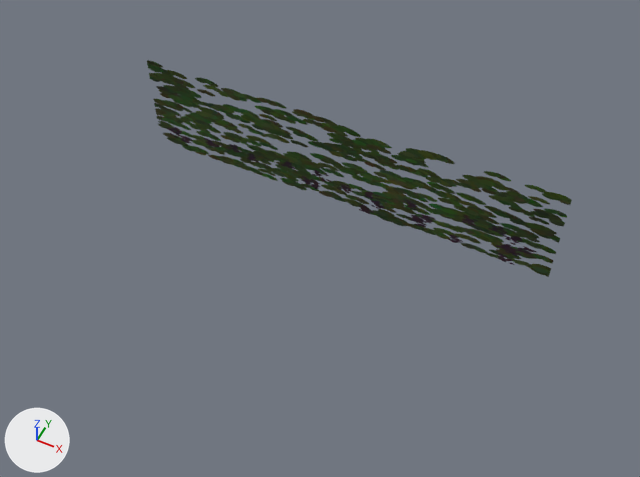
One commit to the glTF model game/data/meshes/props/Crop_Vine_1_LOD2.gltf: the scene before it, then after it.
One viewpoint serves both versions: a camera (50 mm lens) standing at (2.41, -5.26, 6.32) and looking at (0.01, -0.46, 0.31). The axes (+X, +Y, +Z) are drawn at lower left. The lights are the same throughout. The picture after the commit comes second.

Before the edit, the objects in view are built like this:
```python
me_crop_vine_1_lod2 = bpy.data.meshes.new('Crop_Vine_1_LOD2')
me_crop_vine_1_lod2.from_pydata(...)  # 4 vertices, 2 faces; spans x -2.0..2.0, y -0.01, z 0.0..1.37
me_crop_vine_1_lod2.materials.append(mat_mi_decor_plant_vine)
ob_crop_vine_1_lod2 = bpy.data.objects.new('Crop_Vine_1_LOD2', me_crop_vine_1_lod2)
ob_crop_vine_1_lod2.location = (0.0, 0.0, 0.0)
```
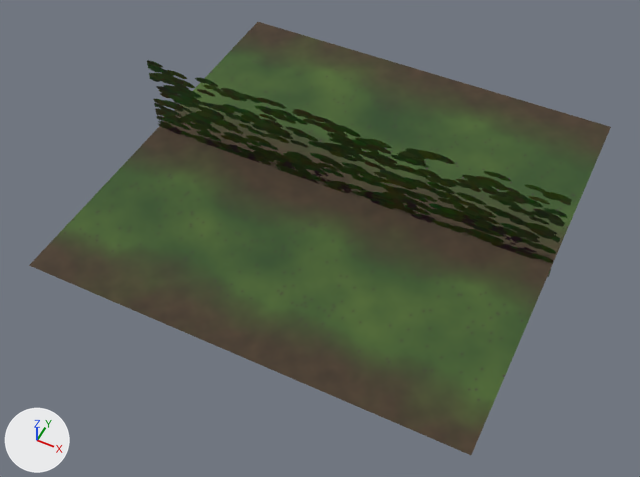
The change, as JSON lines over the scene's bpy script:
```json
{"op": "add", "block": "img_t_decor_crop_top_vine_normal_png", "code": ["img_t_decor_crop_top_vine_normal_png = load_image('T_Decor_Crop_Top_Vine_Normal.png', 'T_Decor_Crop_Top_Vine_Normal.png', 512, 512, 'Non-Color')"]}
{"op": "add", "block": "img_t_decor_crop_top_vine_basecolor_png", "code": ["img_t_decor_crop_top_vine_basecolor_png = load_image('T_Decor_Crop_Top_Vine_BaseColor.png', 'T_Decor_Crop_Top_Vine_BaseColor.png', 512, 512, 'sRGB')"]}
{"op": "add", "block": "img_t_decor_crop_top_vine_orm_png", "code": ["img_t_decor_crop_top_vine_orm_png = load_image('T_Decor_Crop_Top_Vine_ORM.png', 'T_Decor_Crop_Top_Vine_ORM.png', 512, 512, 'Non-Color')"]}
{"op": "add", "block": "mat_mi_decor_crop_top_vine", "code": ["mat_mi_decor_crop_top_vine = bpy.data.materials.new('MI_Decor_Crop_Top_Vine')", "# uses the picture img_t_decor_crop_top_vine_basecolor_png", "# uses the picture img_t_decor_crop_top_vine_normal_png", "# uses the picture img_t_decor_crop_top_vine_orm_png"]}
{"block": "me_crop_vine_1_lod2", "where": "# used by ob_crop_vine_1_lod2; location = (0.0, 0.0, 0.0)"}
{"block": "me_crop_vine_1_lod2", "where": "# verts and faces of me_crop_vine_1_lod2; kept vertices keep their numbers, new ones are numbered from 4"}
{"op": "remove", "block": "me_crop_vine_1_lod2", "code": "me_crop_vine_1_lod2.from_pydata(...)  # 4 vertices, 2 faces; spans x -2.0..2.0, y -0.01, z 0.0..1.37"}
{"op": "add", "block": "me_crop_vine_1_lod2", "code": "me_crop_vine_1_lod2.from_pydata(...)  # 8 vertices, 4 faces; spans x -2.0..2.0, y -2.0..2.0, z 0.0..1.37"}
{"block": "me_crop_vine_1_lod2", "change": "me_crop_vine_1_lod2 part 1"}
{"op": "add", "block": "me_crop_vine_1_lod2", "code": "verts[4] = (-2.0, -2.0, 0.5)  # pixel (28, 265)"}
{"op": "add", "block": "me_crop_vine_1_lod2", "code": "verts[5] = (2.0, -2.0, 0.5)  # pixel (471, 455)"}
{"op": "add", "block": "me_crop_vine_1_lod2", "code": "verts[6] = (2.0, 2.0, 0.5)  # pixel (611, 126)"}
{"op": "add", "block": "me_crop_vine_1_lod2", "code": "verts[7] = (-2.0, 2.0, 0.5)  # pixel (257, 21)"}
{"op": "add", "block": "me_crop_vine_1_lod2", "code": "faces += [(4, 5, 6), (4, 6, 7)]  # mat_mi_decor_crop_top_vine"}
{"op": "add", "block": "me_crop_vine_1_lod2", "code": "me_crop_vine_1_lod2.materials.append(mat_mi_decor_crop_top_vine)"}
```

Boxes (x1, y1, x2, y2) around the edits, measured in the pictures (640 x 477 px):
```json
{"object": "Crop_Vine_1_LOD2", "change": "reshaped", "before": [147, 60, 572, 277], "after": [29, 22, 611, 455]}
{"part": 1, "of": "me_crop_vine_1_lod2", "change": "added", "after": [29, 22, 611, 455], "on screen": "green"}
```
